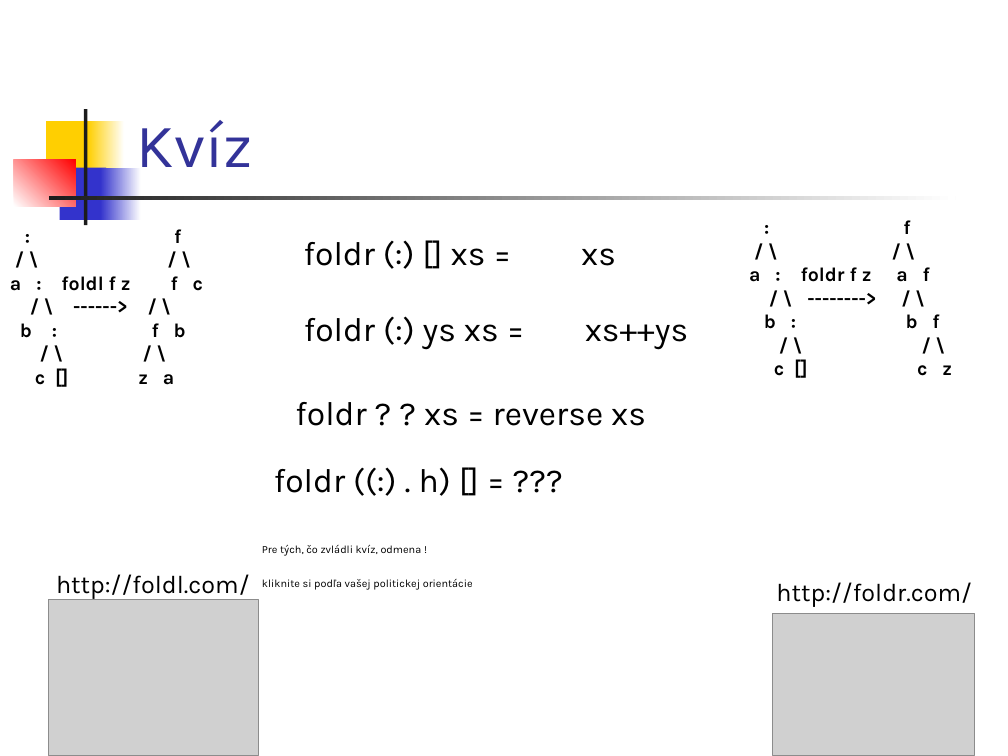
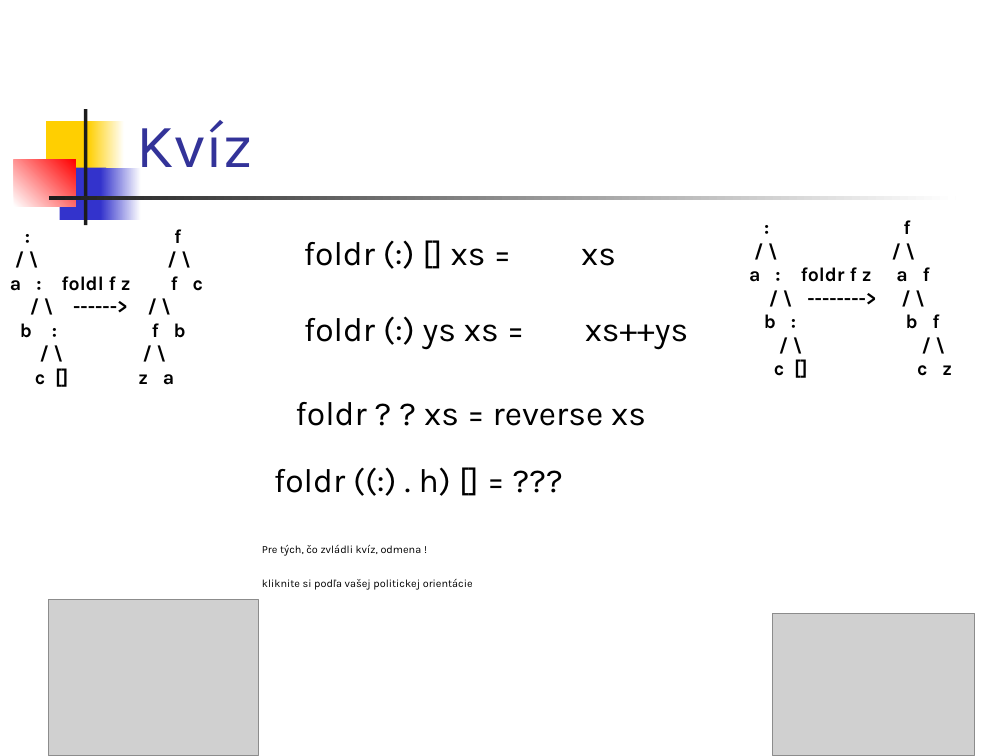
Before and after one commit to Funkcionalne/Prednasky, a slide deck: slide 33 of 03/03_fpro.ppt. Drawn at 1008x756 pixels with LibreOffice and Linux fonts; fonts in the diff are those of the drawing; grey boxes stand for pictures. Boxes give left, top, right and bottom in pixels: in the first picture for what was removed or moved away, otherwise in the second. Text is boxed around its words. In the diff, an @@ line names an element or a change of style, - is before the commit and + after.

```diff
--- a/03/03_fpro.ppt
+++ b/03/03_fpro.ppt
@@ text removed at bbox=[56, 574, 250, 599] @@
-http://foldl.com/
@@ text removed at bbox=[776, 582, 971, 607] @@
-http://foldr.com/
```
Also in this commit, not shown: 2 other slides changed, 5 other files.
